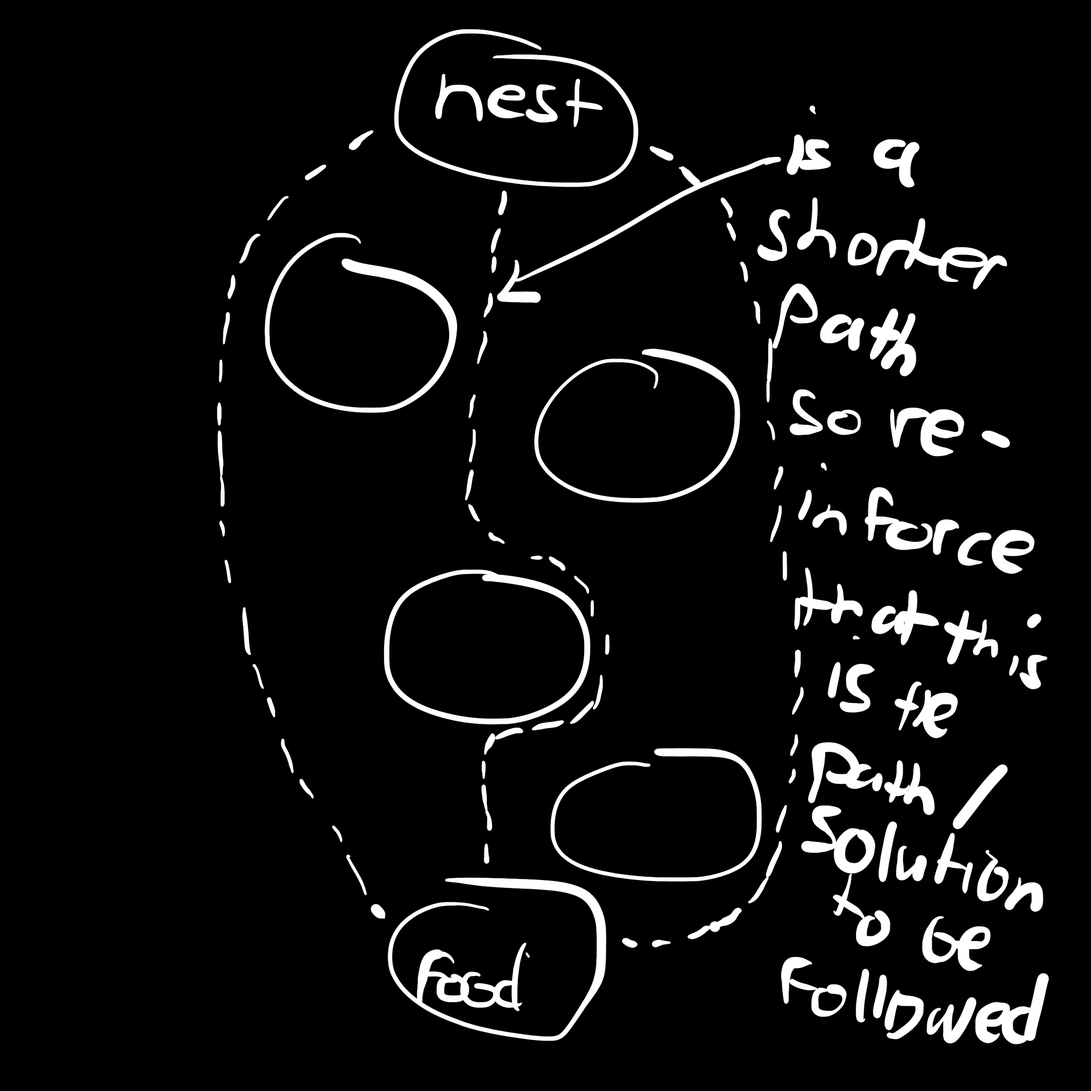
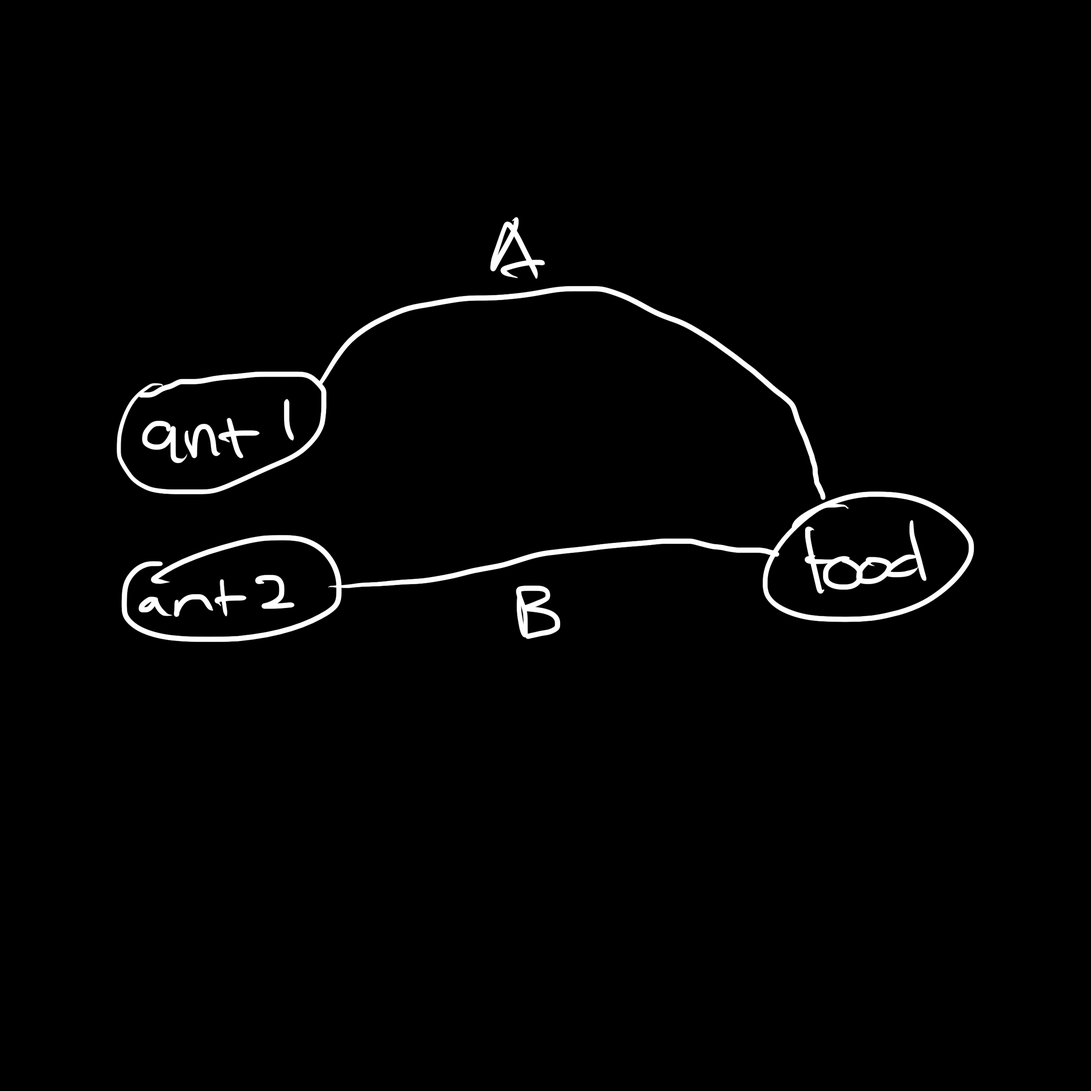
The second 1091 x 1091 image is a revision of the first. Changes to its layers:
added layer "d8" above "d7" over left=116, top=217, right=976, bottom=643
hid "diagram 3", painted on it over left=116, top=125, right=1049, bottom=942
hid "diagram 2" over left=217, top=29, right=1050, bottom=1046
